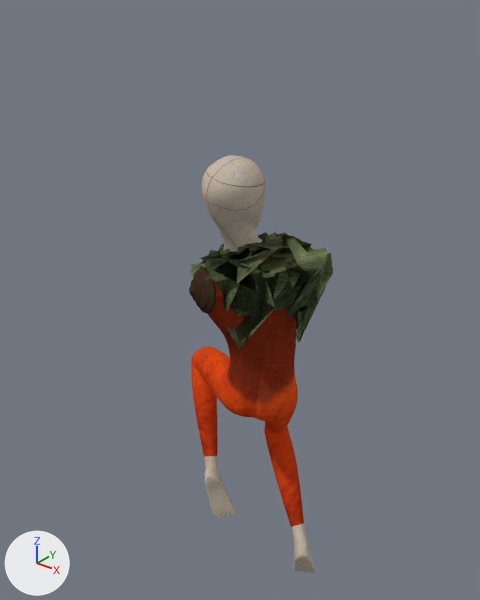
What one commit did to the Blender file Modelli_Finali/Sud/ProfetaSpallina_SUBSURF.blend.
One viewpoint serves both versions: a 50 mm lens placed at (7.24, -9.42, 12.04), pointed at (-0.14, -0.2, 6.33). The lights are fixed; the arrows at lower left show +X, +Y and +Z.

In view in the first picture: 'Profeta', 'Spallina'.
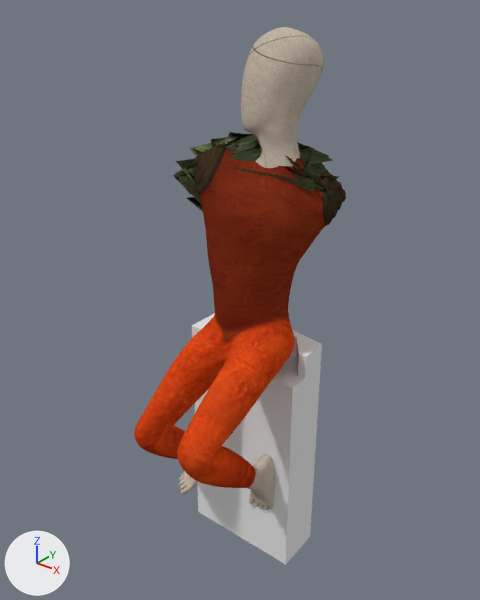
Boxes (x1, y1, x2, y2) around the edits, measured in the pictures (480 x 600 px):
'Profeta_clean_OK', added (brown): after (134, 27, 346, 510)
'Profeta', deleted (brown): before (189, 155, 316, 573)
'Sedia', added: after (192, 313, 322, 565)
'Spallina', mesh turned, moved: before (191, 232, 333, 349); after (173, 132, 340, 212)

What changed in the scene script:
```text
Add mat_material_tavolosedia:
    mat_material_tavolosedia = diffuse_material('Material_TavoloSedia')
    mat_material_tavolosedia.base_color = (0.8, 0.8, 0.8)  # white #e7e7e7
Change me_plane_003:
    where me_plane_003.from_pydata(...)  # 82 vertices, 60 faces; spans x -0.37..1.7, y -1.66..0.65, z 6.04..7.93
    used by ob_spallina; location = (0.0, 0.0, 0.0)
    me_plane_003 part 1: the whole mesh is turned 147.6 degrees about the z axis through its middle and scaled by 1.2, then moved by (-0.16, 1.58, 1.34)
Add me_cube_001:
    me_cube_001.from_pydata(...)  # 50 vertices, 48 faces; spans x -1.33..1.33, y -0.78..0.78, z 0.0..5.27
    me_cube_001.materials.append(mat_material_tavolosedia)  # its picture is missing
Add me_mesh_001:
    me_mesh_001.from_pydata(...)  # 888 vertices, 886 faces; spans x -2.07..2.07, y -2.14..2.19, z 0.0..11.28
    me_mesh_001.polygons.foreach_set('use_smooth', [True] * 886)
    me_mesh_001.materials.append(mat_material_profeta)  # picture img_profeta_txt_png
Remove ob_profeta:
    ob_profeta = bpy.data.objects.new('Profeta', me_mesh_006)
    ob_profeta.location = (0.0, 0.0, 0.0)
    _m = ob_profeta.modifiers.new('Subsurf', 'SUBSURF')
Change ob_spallina:
    ob_spallina.location: (0.0, 0.0, 0.0) -> (-0.58, -0.92, 0.0)
Add ob_sedia:
    ob_sedia = bpy.data.objects.new('Sedia', me_cube_001)
    ob_sedia.location = (-0.18, 0.63, 0.0)
Add ob_profeta_clean_ok:
    ob_profeta_clean_ok = bpy.data.objects.new('Profeta_clean_OK', me_mesh_001)
    ob_profeta_clean_ok.location = (-0.58, -0.92, 0.0)
    _m = ob_profeta_clean_ok.modifiers.new('Subsurf', 'SUBSURF')
```
